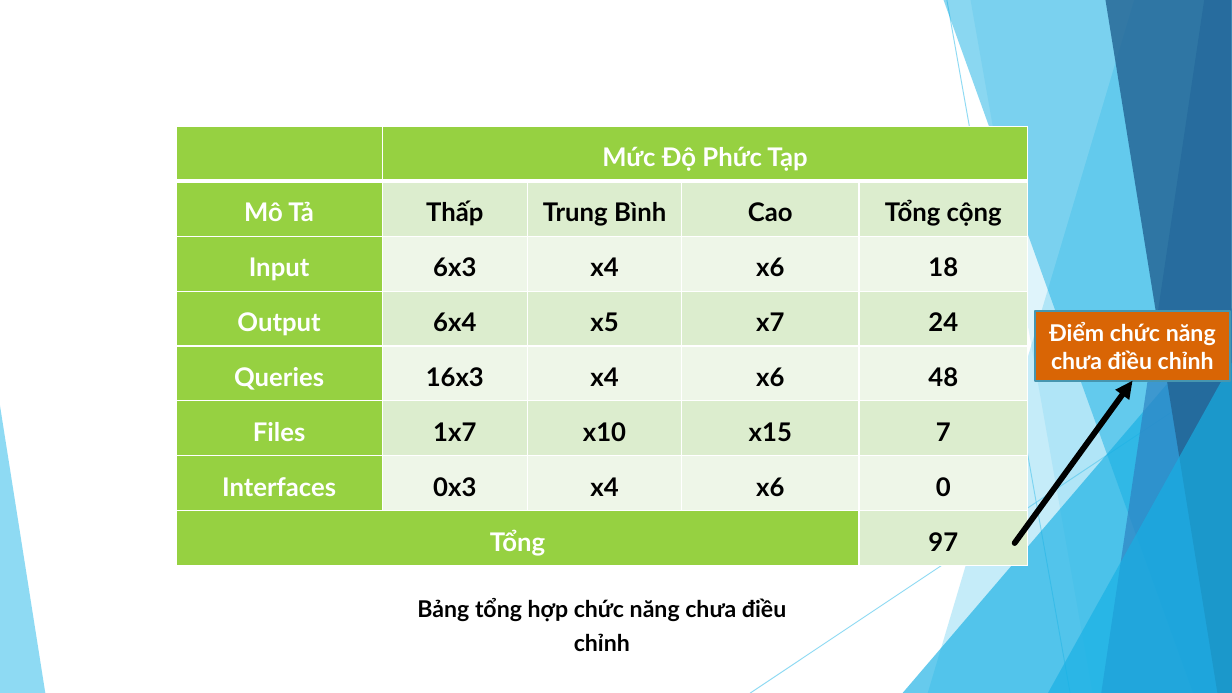
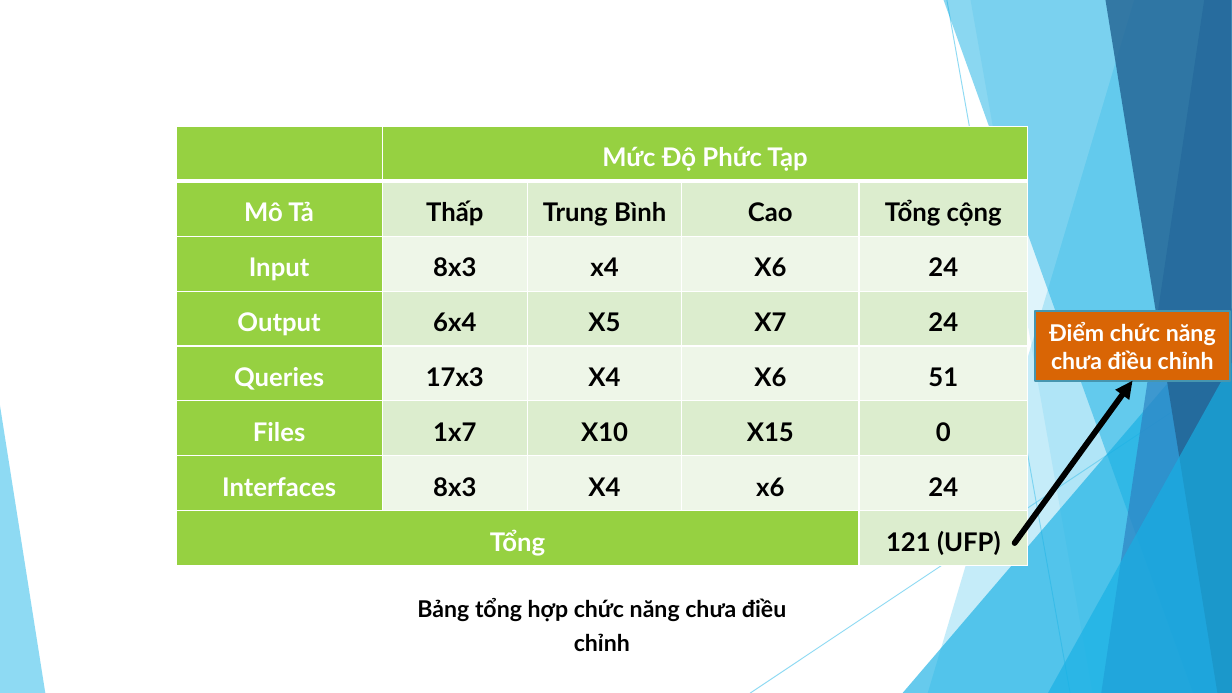
Before and after one commit to Project-Manager-Subject/ecom-shop, a slide deck: slide 9 of blog/docs/webiste_maytinh.pptx. Drawn at 1232x693 pixels with LibreOffice and Linux fonts; fonts in the diff are those of the drawing. Boxes give left, top, right and bottom in pixels: in the first picture for what was removed or moved away, otherwise in the second. Text is boxed around its words. In the diff, an @@ line names an element or a change of style, - is before the commit and + after.

```diff
--- a/blog/docs/webiste_maytinh.pptx
+++ b/blog/docs/webiste_maytinh.pptx
@@ table at (x1=176, y1=127, x2=1028, y2=567) @@
-row 3: Input | 6x3 | x4 | x6 | 18
+row 3: Input | 8x3 | x4 | X6 | 24
-row 4, column 3: x5
+row 4, column 3: X5
-row 4, column 4: x7
+row 4, column 4: X7
-row 5: Queries | 16x3 | x4 | x6 | 48
+row 5: Queries | 17x3 | X4 | X6 | 51
-row 6: Files | 1x7 | x10 | x15 | 7
+row 6: Files | 1x7 | X10 | X15 | 0
-row 7: Interfaces | 0x3 | x4 | x6 | 0
+row 7: Interfaces | 8x3 | X4 | x6 | 24
-row 8, column 5: 97
+row 8, column 5: 121 (UFP)
```
Also in this commit, not shown: 17 other slides changed, 13 slides added, 17 slides removed, 1 other file.
